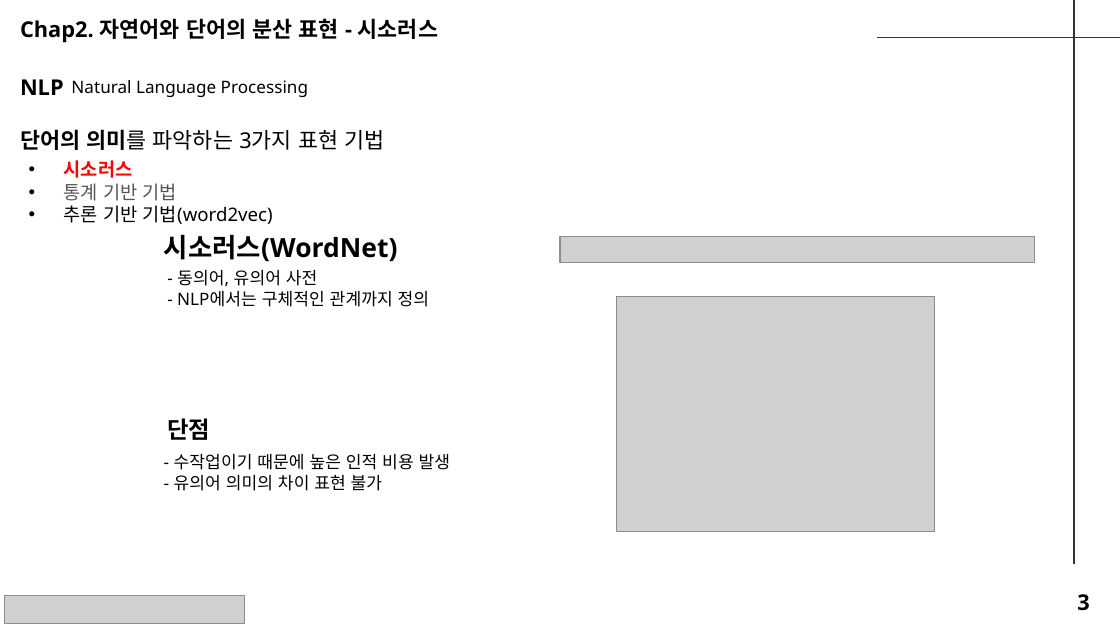
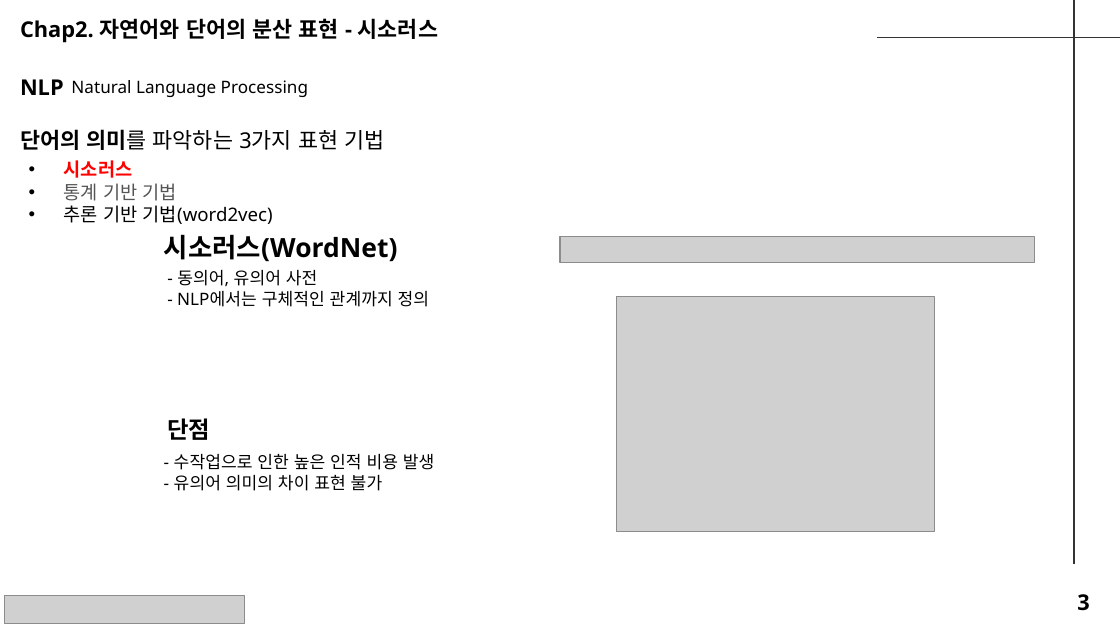
Before and after one commit to seungdeng/Deep-Learning-from-Scratch, a slide deck: slide 3 of study/발표자료/(이승건)250220_밑딥2_chap2-5.pptx. Drawn at 1120x630 pixels with LibreOffice and Linux fonts; fonts in the diff are those of the drawing; grey boxes stand for pictures. Boxes give left, top, right and bottom in pixels: in the first picture for what was removed or moved away, otherwise in the second. Text is boxed around its words. In the diff, an @@ line names an element or a change of style, - is before the commit and + after.

```diff
--- a/study/발표자료/(이승건)250220_밑딥2_chap2-5.pptx
+++ b/study/발표자료/(이승건)250220_밑딥2_chap2-5.pptx
@@ text at (x1=174, y1=454, x2=435, y2=470): text changed @@
-- 수작업이기 때문에 높은 인적 비용 발생
+- 수작업으로 인한 높은 인적 비용 발생
```
Also in this commit, not shown: 5 other slides changed, 2 slides added.
